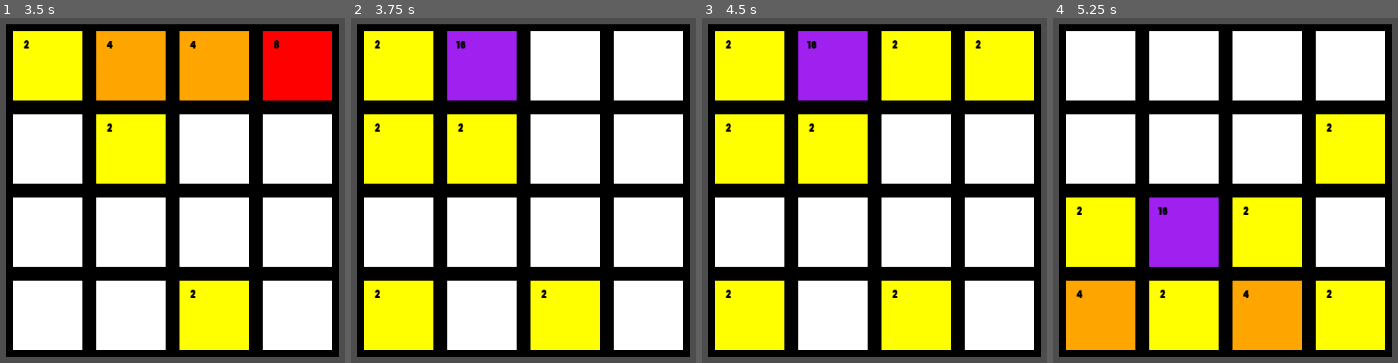
Above: before the commit, frames 1-4 (left to right).
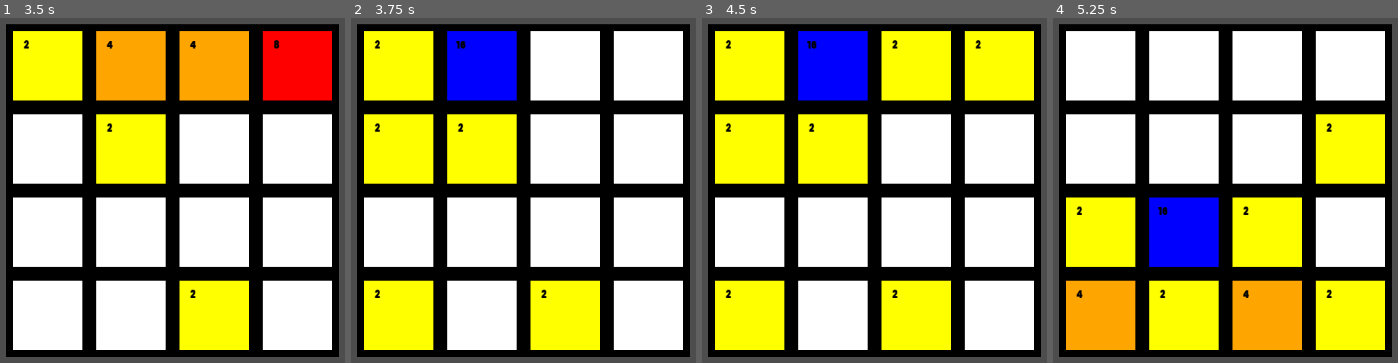
Above: after the commit, the same moments.

Repository: Sikkabakka/2048-remake
Game: Godot game, scene res://main.tscn
Two runs of this game, one before a commit and one after it. Both use one fixed random seed, a clock stepped at 60 frames per second and the inputs below.
Inputs:
- Up to frame 1 (3.5 s): tap Enter at 0.5, 2 s; hold D (move_right) 0.53-1.28 s; tap Space (space) at 0.6, 1.25, 1.35, 2.1, 2.75, 2.85 s; hold S (move_down) 1.28-2.03 s; hold D (move_right) 2.03-2.78 s; hold W (move_up) from 2.78 s (still down)
- Up to frame 2 (3.75 s): tap Enter at 3.5 s; release W (move_up) at 3.53 s; hold A (move_left) from 3.53 s (still down); tap Space (space) at 3.6 s
- Up to frame 3 (4.5 s): keep holding A (move_left); tap Space (space) at 4.25, 4.35 s
- Up to frame 4 (5.25 s): release A (move_left) at 5.03 s; hold S (move_down) from 5.03 s (still down); tap Space (space) at 5.1 s

Frame 1 is identical in both runs. In frame 2, 4.1% of the frame differs, in the area x 27-49%, y 3-25%; in frame 3, 4.1%; in frame 4, 4.1%.

Commit message:
skipper animation

Diff:
--- a/2048/color_rect.gd
+++ b/2048/color_rect.gd
@@ -5,9 +5,10 @@
 @onready var label: Label = $Label
 var value = 2
 var tilesize = Vector2(100, 100)
+var next_position : Vector2
 # Called when the node enters the scene tree for the first time.
 
-
+var tween : Tween
 var mapsize = 4
 func _ready() -> void:
 	if value == 2:
@@ -20,17 +21,20 @@
 
 
 
-func move(position: Vector2) -> void:
+func move(tween_position: Vector2) -> void:
 	not_moving = false
 
-	var tween = get_tree().create_tween()
-	tween.tween_property(self, "position",position, 0.1)
+	if tween and tween.is_running():
+		position = next_position
+		tween.kill()
+
+	tween = get_tree().create_tween()
+	next_position = tween_position
+
+	tween.tween_property(self, "position",tween_position, 0.1)
 	tween.connect("finished", unpause)
 func die():
 	queue_free()
-	#var tween = get_tree().create_tween()
-	#tween.tween_property(self, "size",Vector2(0, 0), 2)
-	#tween.connect("finished", remove)
 func remove():
 	queue_free()
 func unpause():
--- a/2048/main.gd
+++ b/2048/main.gd
@@ -23,7 +23,11 @@
 var colorDict = {
 	2 : "yellow",
 	4 : "orange",
-	8 : "red"
+	8 : "red",
+	16: "blue",
+	32: "forest_green",
+	64: "hot_pink",
+	128: "LIGHT_GOLDENROD"
 }
 
 
@@ -174,6 +178,7 @@
 				update_maps(first_tile, next_tile + direction)
 
 
+
 func _process(delta: float) -> void:
 	if Input.is_action_just_pressed("space"):
 		spawn_random_tile()
--- a/2048/project.godot
+++ b/2048/project.godot
@@ -20,21 +20,25 @@
 move_right={
 "deadzone": 0.5,
 "events": [Object(InputEventKey,"resource_local_to_scene":false,"resource_name":"","device":0,"window_id":0,"alt_presse …(189 unchanged characters)…
+, Object(InputEventKey,"resource_local_to_scene":false,"resource_name":"","device":-1,"window_id":0,"alt_pressed":false,"shift_pressed":false,"ctrl_pressed":false,"meta_pressed":false,"pressed":false,"keycode":0,"physical_keycode":4194321,"key_label":0,"unicode":0,"location":0,"echo":false,"script":null)
 ]
 }
 move_left={
 "deadzone": 0.5,
 "events": [Object(InputEventKey,"resource_local_to_scene":false,"resource_name":"","device":-1,"window_id":0,"alt_press …(191 unchanged characters)…
+, Object(InputEventKey,"resource_local_to_scene":false,"resource_name":"","device":-1,"window_id":0,"alt_pressed":false,"shift_pressed":false,"ctrl_pressed":false,"meta_pressed":false,"pressed":false,"keycode":0,"physical_keycode":4194319,"key_label":0,"unicode":0,"location":0,"echo":false,"script":null)
 ]
 }
 move_down={
 "deadzone": 0.5,
 "events": [Object(InputEventKey,"resource_local_to_scene":false,"resource_name":"","device":-1,"window_id":0,"alt_press …(192 unchanged characters)…
+, Object(InputEventKey,"resource_local_to_scene":false,"resource_name":"","device":-1,"window_id":0,"alt_pressed":false,"shift_pressed":false,"ctrl_pressed":false,"meta_pressed":false,"pressed":false,"keycode":0,"physical_keycode":4194322,"key_label":0,"unicode":0,"location":0,"echo":false,"script":null)
 ]
 }
 move_up={
 "deadzone": 0.5,
 "events": [Object(InputEventKey,"resource_local_to_scene":false,"resource_name":"","device":-1,"window_id":0,"alt_press …(192 unchanged characters)…
+, Object(InputEventKey,"resource_local_to_scene":false,"resource_name":"","device":-1,"window_id":0,"alt_pressed":false,"shift_pressed":false,"ctrl_pressed":false,"meta_pressed":false,"pressed":false,"keycode":0,"physical_keycode":4194320,"key_label":0,"unicode":0,"location":0,"echo":false,"script":null)
 ]
 }
 space={
